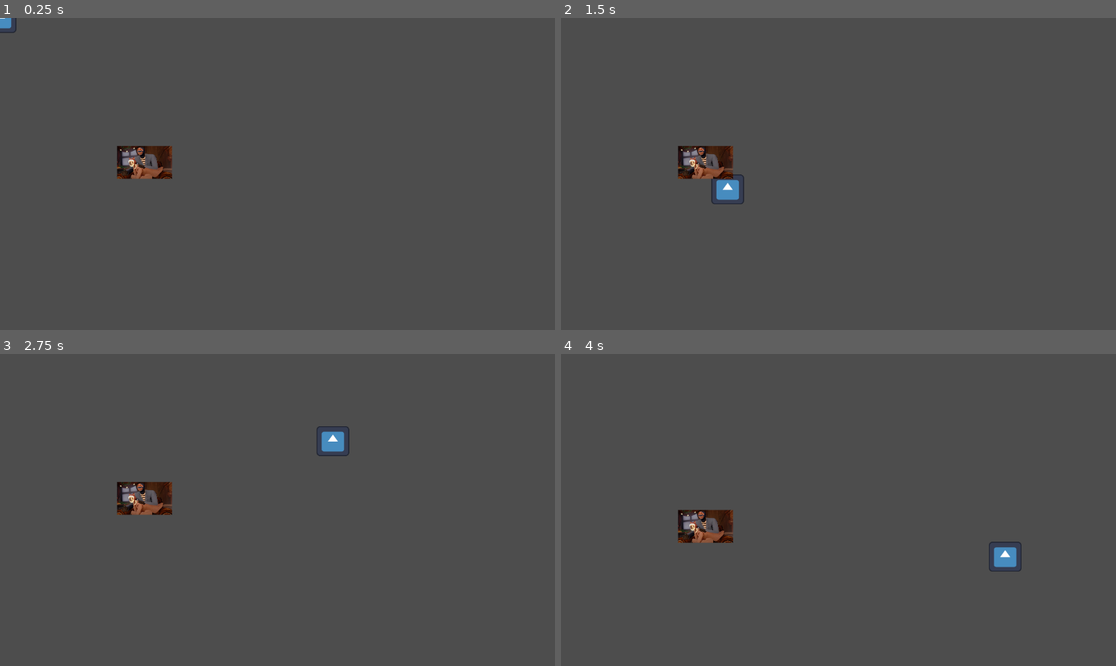
Above: before the commit, frames 1-4 (two rows, left to right).
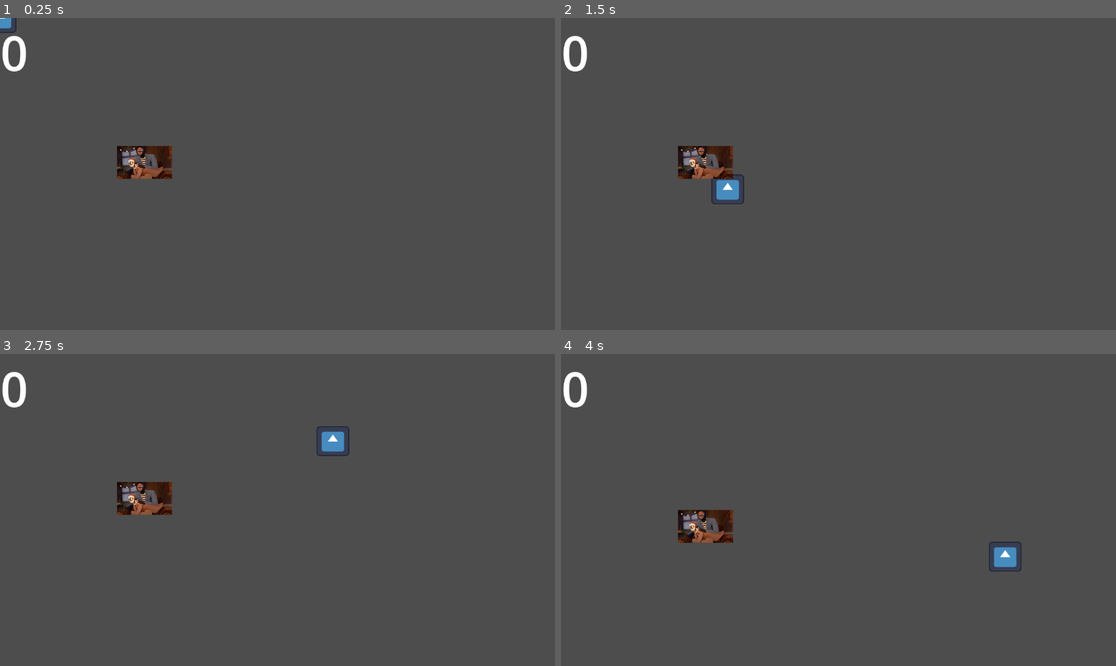
Above: after the commit, the same moments.

Repository: nick-leslie/Gmtk-game-jam-2025
Game: Godot game, scene res://Scenes/main.tscn
Two runs of this game, one before a commit and one after it. Both use one fixed random seed, a clock stepped at 60 frames per second and the inputs below. The engine's default icon, where the game draws it, is replaced by a stand-in: a white triangle on a blue panel in a dark square.
Inputs (mouse positions are in pixels of both pictures, inside the frame that each line leads up to):
- Up to frame 1 (0.25 s): no input
- Up to frame 2 (1.5 s): tap Enter at 0.5 s; move the mouse to (960, 158) at 0.52 s; click (960, 158) at 0.67 s; tap Space at 1.25 s; move the mouse to (727, 189) at 1.27 s; click (727, 189) at 1.42 s
- Up to frame 3 (2.75 s): tap Enter at 2 s; move the mouse to (333, 441) at 2.02 s; click (333, 441) at 2.17 s
- Up to frame 4 (4 s): tap Space at 2.75 s; move the mouse to (810, 572) at 2.77 s; click (810, 572) at 2.92 s; move the mouse to (1005, 556) at 3.52 s; click (1005, 556) at 3.67 s

The runs differ from the first frame. In frame 1, 0.3% of the frame differs, in the area x 0-5%, y 5-18%; in frame 2, 0.3%; in frame 3, 0.3%; in frame 4, 0.3%.

Commit message:
adding combo counter

Diff:
--- a/Scenes/main.tscn
+++ b/Scenes/main.tscn
@@ -1,14 +1,16 @@
-[gd_scene load_steps=5 format=3 uid="uid://bgso3ttnhyoq"]
+[gd_scene load_steps=6 format=3 uid="uid://bgso3ttnhyoq"]
 
 [ext_resource type="Script" uid="uid://bgxtm4ok06e4q" path="res://Scripts/main.gd" id="1_bo1nx"]
 [ext_resource type="PackedScene" uid="uid://bw8emd6n56kf8" path="res://Scenes/player.tscn" id="2_8gbba"]
 [ext_resource type="PackedScene" uid="uid://c3v30e6n6jbwd" path="res://Scenes/Enemies/test_enemy.tscn" id="2_jjvhh"]
 [ext_resource type="PackedScene" uid="uid://cx3epoiu21pwy" path="res://Scenes/point.tscn" id="4_jjvhh"]
+[ext_resource type="PackedScene" uid="uid://ecmn2amgrast" path="res://Scenes/ui/combo_ui.tscn" id="5_kry3j"]
 
 [node name="Main" type="Node2D"]
 script = ExtResource("1_bo1nx")
 enemy_scene = ExtResource("2_jjvhh")
 
 [node name="Player" parent="." instance=ExtResource("2_8gbba")]
-close_point_count = 20
 point_scene = ExtResource("4_jjvhh")
+
+[node name="UI" parent="." instance=ExtResource("5_kry3j")]
--- /dev/null
+++ b/Scenes/ui/combo_ui.tscn
@@ -0,0 +1,23 @@
+[gd_scene load_steps=2 format=3 uid="uid://ecmn2amgrast"]
+
+[ext_resource type="Script" uid="uid://de7q466s317fx" path="res://Scripts/UI/score_control.gd" id="1_esukr"]
+
+[node name="SCORE COUNTER" type="Control"]
+layout_mode = 3
+anchors_preset = 15
+anchor_right = 1.0
+anchor_bottom = 1.0
+grow_horizontal = 2
+grow_vertical = 2
+script = ExtResource("1_esukr")
+
+[node name="Combo" type="RichTextLabel" parent="."]
+layout_mode = 0
+offset_left = 1.0
+offset_top = 3.0
+offset_right = 600.0
+offset_bottom = 235.0
+bbcode_enabled = true
+text = "[font_size={100}]0[/font_size]"
+fit_content = true
+tab_size = 5
--- /dev/null
+++ b/Scripts/UI/score_control.gd
@@ -0,0 +1,18 @@
+extends Control
+
+@onready var combo_counnter:RichTextLabel = get_node("Combo")
+
+
+func _ready() -> void:
+	var player = get_parent().get_node("Player")
+	print(player)
+	if player != null:
+		player.connect("loop_complete",on_loop_compleate)
+	pass
+
+func on_loop_compleate(combo:int):
+	var string = "[font_size={{size}}]{combo}[/font_size]".format({"combo":combo,"size":100+combo})
+	#todo animation???? cool like scaling fount based on combo sizer
+	combo_counnter.clear()
+	combo_counnter.append_text(string)
+	pass
--- a/Scripts/enemy.gd
+++ b/Scripts/enemy.gd
@@ -31,9 +31,10 @@
 	state_logic()
 	current_state = get_transition(delta)
 
-func _on_player_loop_complete() -> void: # godot refrence magic?
-	var looped = check_line_col()
-	print(looped)
+func _on_player_loop_complete(combo_count:int) -> void: # godot refrence magic?
+	if combo_count > 0:
+		var looped = check_line_col()
+		print("COMBO",combo_count)
 	pass # Replace with function body.
 
 # we need to move
--- a/Scripts/player.gd
+++ b/Scripts/player.gd
@@ -10,6 +10,7 @@
 @export var close_point_count: int
 @export var point_scene: PackedScene
 var col_shape_dict: Dictionary = {}
+var combo:int = 0
 
 
 signal loop_complete
@@ -24,13 +25,9 @@
 
 func on_loop_created(area):
 	if area.name == "HeadColliderBody":
-		loop_complete.emit()
-		print("Line is overlapping")
+		combo +=1;
+		loop_complete.emit(combo)
 		var closest_index = get_closest_point_index()
-		print(closest_index)
-		#var debug = point_scene.instantiate()
-		#debug.position = line.get_point_position(closest_index)
-		#get_parent().add_child(debug)
 		remove_colider(closest_index)
 		remove_colider(closest_index-1)
 		remove_colider(closest_index-2)
@@ -105,8 +102,10 @@
 
 		prev_pos = mouse_position
 	elif drawing:
+		loop_complete.emit(0)
 		line.clear_points()
 		for child in line_colider.get_children():
 			child.queue_free()
+		combo= 0
 			#TODO maybe not free all of these
 		drawing = false
Not shown, added: Scripts/UI/score_control.gd.uid
